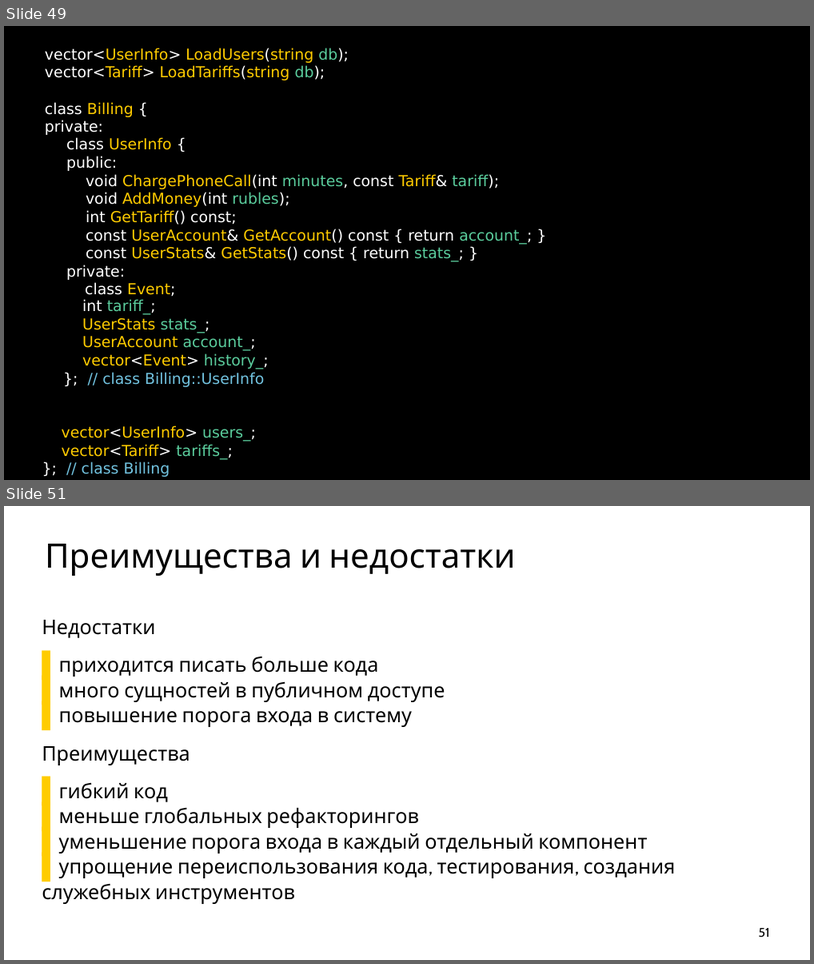
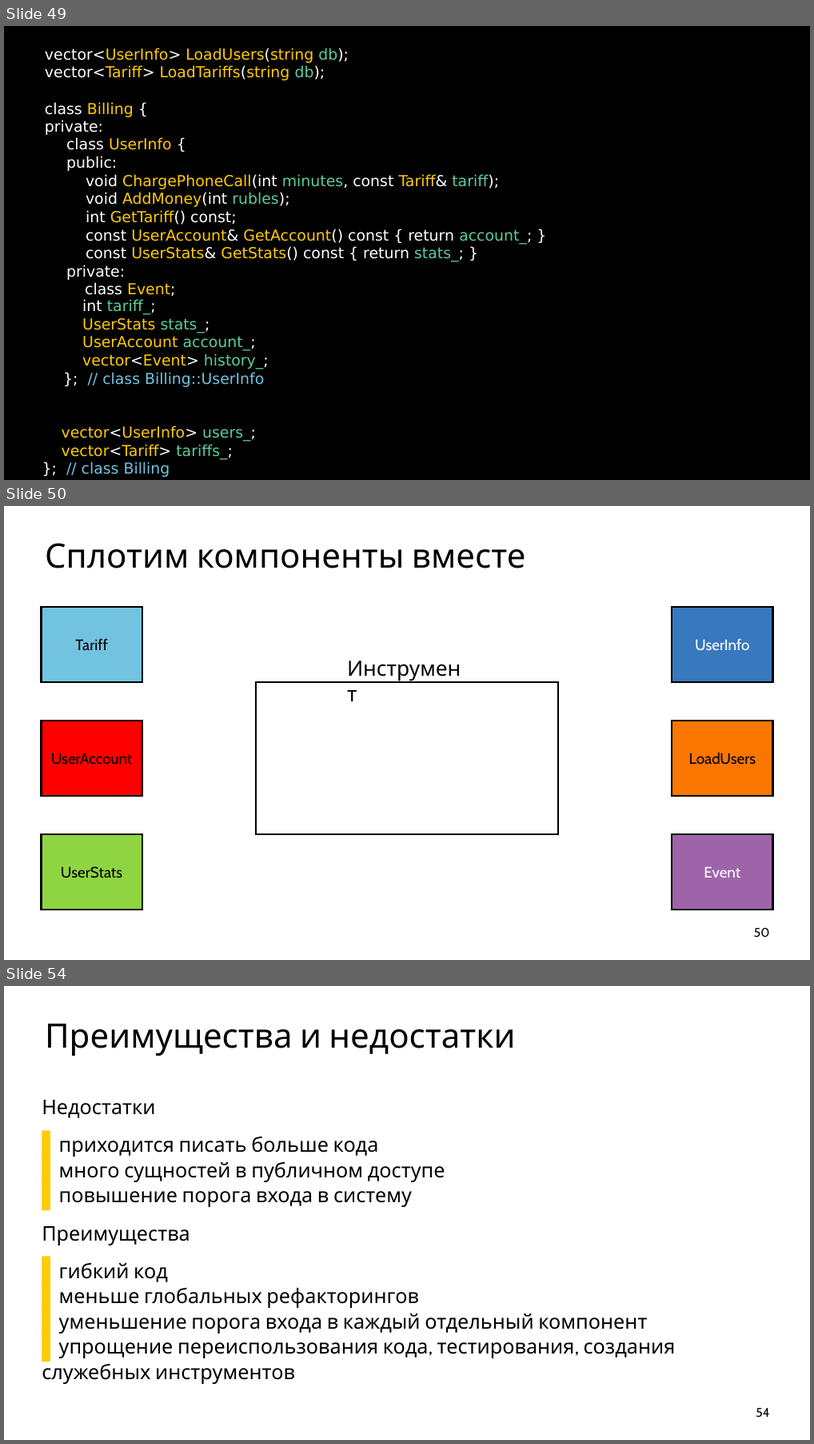
Before and after one commit to ishfb/cpprus17, a slide deck: slides.pptx. Shown one above the other, each under a label of ours: slides 49 and 51 before the commit, slides 49, 50 and 54 after it; the slides between them are not shown. The pictures are 814x964 and 814x1444 pixels, drawn with LibreOffice and Linux fonts; fonts in the diff are those of the drawing. Boxes give left, top, right and bottom in pixels: in the first picture for what was removed or moved away, otherwise in the second. Text is boxed around its words. In the diff, an @@ line names an element or a change of style, - is before the commit and + after.

```diff
--- a/slides.pptx
+++ b/slides.pptx
@@ slide 50 added at (4,506,810,960), background #FFFFFF @@
@@ title added at (45,543,526,568), 80 pt, text #000000 @@
+Сплотим компоненты вместе
@@ rectangle added at (42,607,142,683), fill #72C3E0, outline #000000 4 pt, 36 pt, text #000000 @@
+Tariff
@@ rectangle added at (673,607,774,683), fill #3878BE, outline #000000 4 pt, 36 pt, text #FFFFFF @@
+UserInfo
@@ text added at (344,654,471,682), 50 pt, text #000000 @@
+Инструмент
@@ rectangle added at (256,682,558,834), outline #000000 4 pt @@
@@ rectangle added at (42,720,142,796), fill #FF0000, outline #000000 4 pt, 36 pt, text #000000 @@
+UserAccount
@@ rectangle added at (673,720,774,796), fill #FB7600, outline #000000 4 pt, 36 pt, text #000000 @@
+LoadUsers
@@ rectangle added at (42,834,142,910), fill #8FD541, outline #000000 4 pt, 36 pt, text #000000 @@
+UserStats
@@ rectangle added at (673,834,774,910), fill #9E64A9, outline #000000 4 pt, 36 pt, text #FFFFFF @@
+Event
@@ page number added at (754,928,770,937), 30 pt, text #000000 @@
+50
@@ what was slide 51 is now slide 54 @@
@@ page number at (756,1408,770,1417): text changed @@
-51
+54
```
Also in this commit, not shown: 3 other slides added, 1 slide removed, 1 other file.
